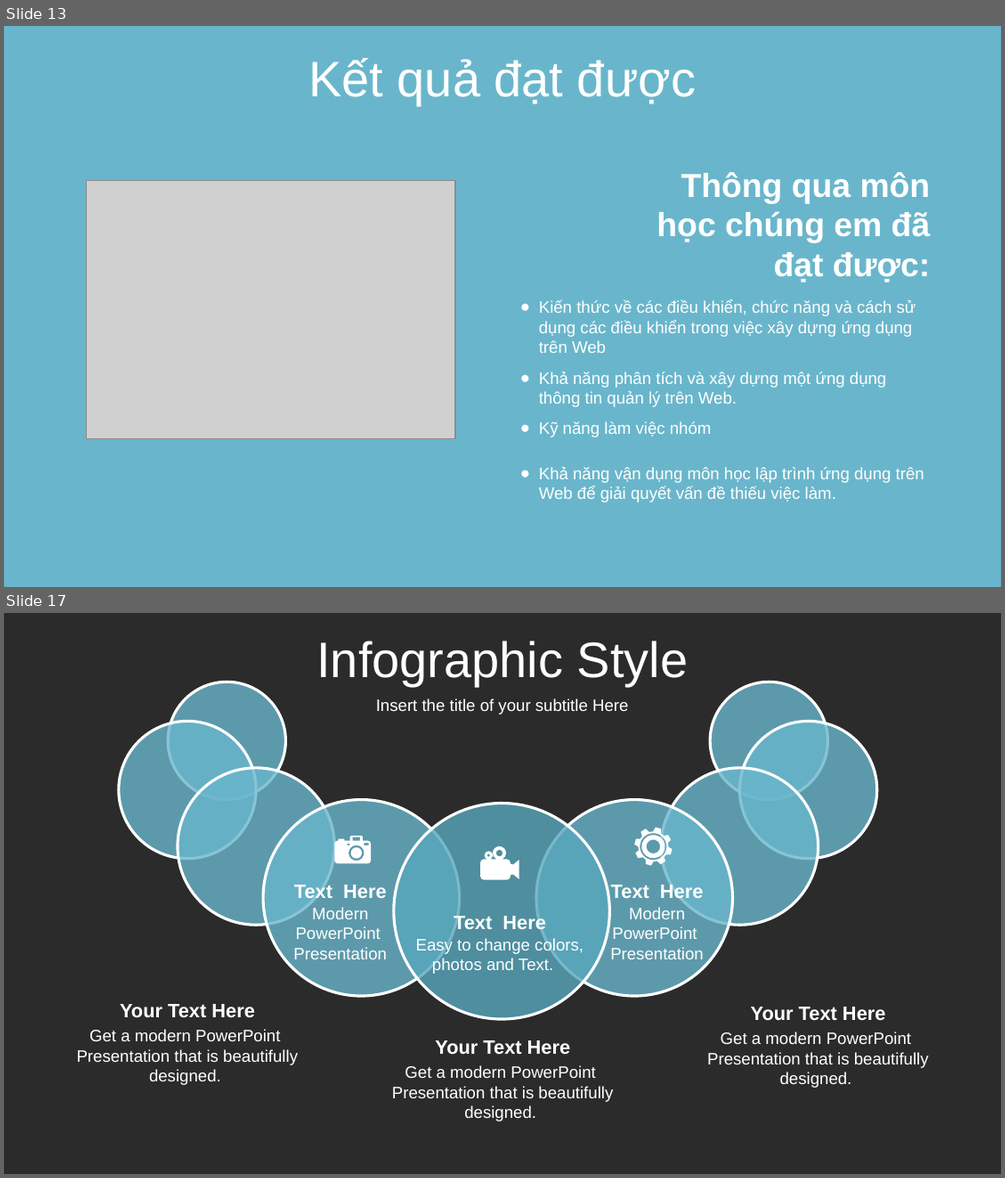
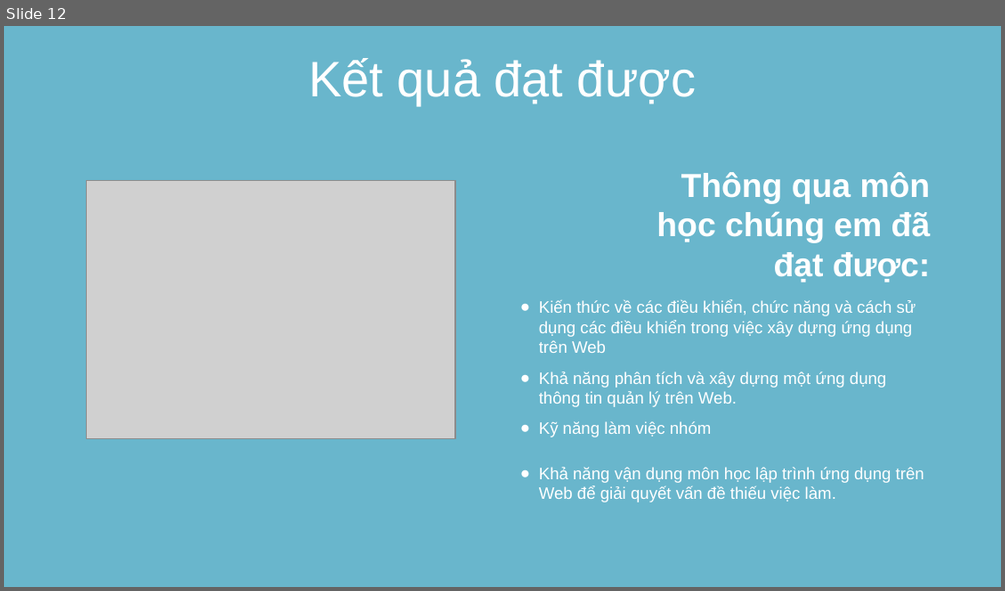
Before and after one commit to cotrang20012/RecruitingWebsite, a slide deck: báo cáo.pptx. Shown one above the other, each under a label of ours: slides 13 and 17 before the commit, slide 12 after it; the slides between them are not shown. The pictures are 1005x1178 and 1005x591 pixels, drawn with LibreOffice and Linux fonts; fonts in the diff are those of the drawing; grey boxes stand for pictures; background and template pictures are left out; a plain dark background stands for a picture behind light text. Boxes give left, top, right and bottom in pixels: in the first picture for what was removed or moved away, otherwise in the second. Text is boxed around its words. In the diff, an @@ line names an element or a change of style, - is before the commit and + after.

```diff
--- a/báo cáo.pptx
+++ b/báo cáo.pptx
@@ slide 17 removed at (4,613,1001,1174), background picture (left out) @@
@@ text removed at (316,641,688,686) @@
-Infographic Style
@@ ellipse removed at (168,682,285,799) @@
@@ ellipse removed at (710,682,827,799) @@
@@ text removed at (376,698,628,714) @@
-Insert the title of your subtitle Here
@@ ellipse removed at (119,721,256,859) @@
@@ ellipse removed at (740,721,877,859) @@
@@ ellipse removed at (178,768,334,924) @@
@@ ellipse removed at (661,768,817,924) @@
@@ ellipse removed at (263,799,460,996) @@
@@ ellipse removed at (536,799,733,996) @@
@@ ellipse removed at (394,803,610,1020) @@
@@ freeform shape removed at (335,835,371,863) @@
@@ freeform shape removed at (480,846,519,880) @@
@@ freeform shape removed at (634,827,672,865) @@
@@ text removed at (294,884,387,898) @@
-Text Here
@@ text removed at (611,884,704,899) @@
-Text Here
@@ text removed at (293,907,387,959) @@
-Modern PowerPoint Presentation
@@ text removed at (453,914,546,933) @@
-Text Here
@@ text removed at (610,907,704,959) @@
-Modern PowerPoint Presentation
@@ text removed at (416,938,583,973) @@
-Easy to change colors, photos and Text.
@@ text removed at (120,1004,254,1018) @@
-Your Text Here
@@ text removed at (751,1006,885,1020) @@
-Your Text Here
@@ text removed at (77,1029,298,1085) @@
-Get a modern PowerPoint Presentation that is beautifully designed.
@@ text removed at (707,1031,929,1087) @@
-Get a modern PowerPoint Presentation that is beautifully designed.
@@ text removed at (392,1065,613,1121) @@
-Get a modern PowerPoint Presentation that is beautifully designed.
@@ text removed at (435,1040,570,1054) @@
-Your Text Here
@@ what was slide 13 is now slide 12 @@
```
Also in this commit, not shown: 2 slides changed, 20 other slides removed.
